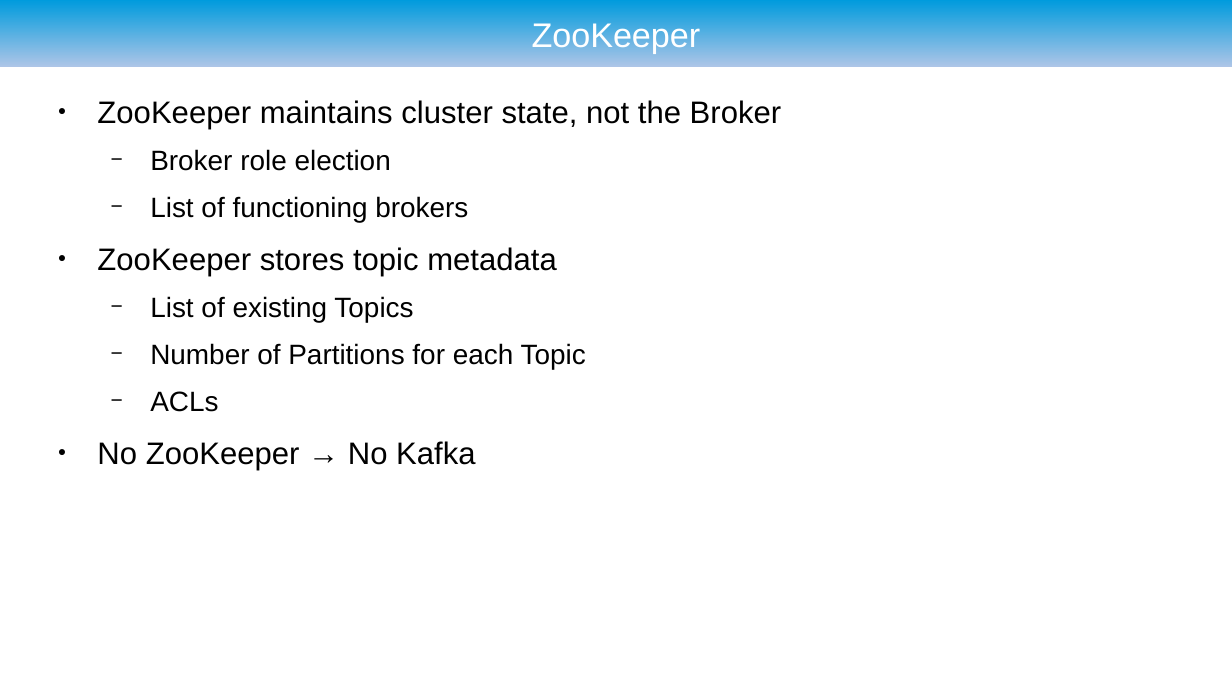
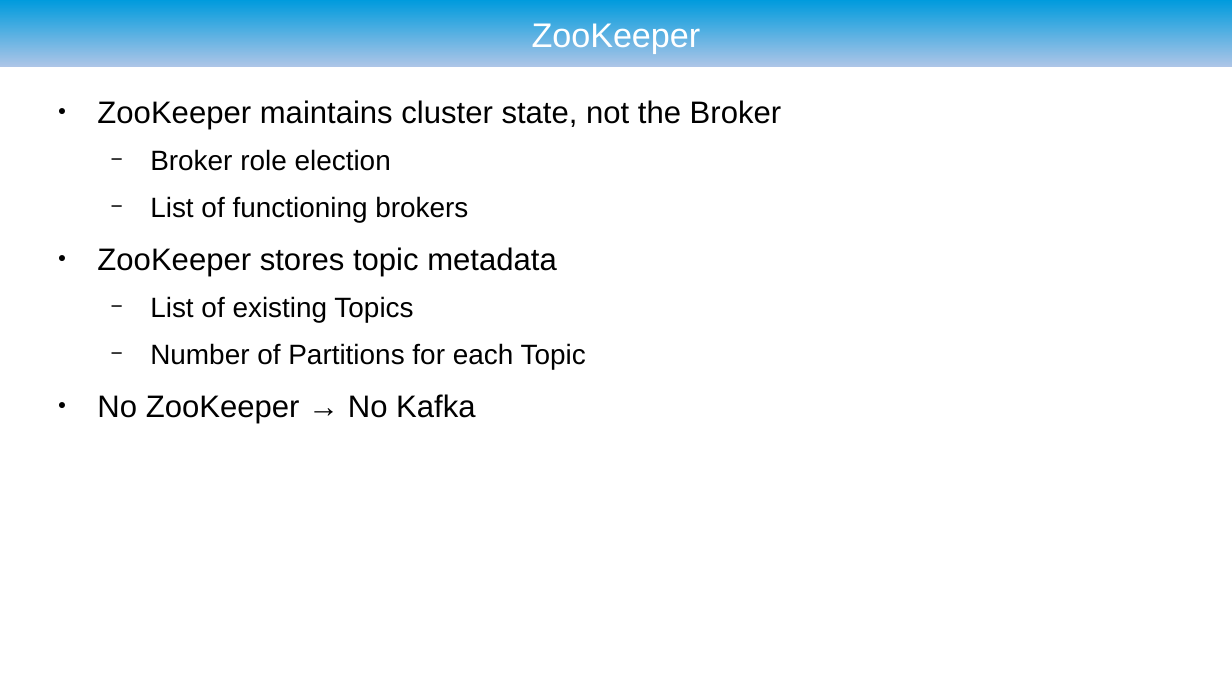
Before and after one commit to ryzlab/kafka-kompetensdag, a slide deck: slide 26 of doc/presentation-umejug.odp (slide 22 before the commit). Drawn at 1232x693 pixels with LibreOffice and Linux fonts; fonts in the diff are those of the drawing; background and template pictures are left out. Boxes give left, top, right and bottom in pixels: in the first picture for what was removed or moved away, otherwise in the second. Text is boxed around its words. In the diff, an @@ line names an element or a change of style, - is before the commit and + after.

```diff
--- a/doc/presentation-umejug.odp
+++ b/doc/presentation-umejug.odp
@@ text at [150,391,218,412]: paragraph removed @@
-  − ACLs
```
Also in this commit, not shown: 5 other slides changed, 2 other files.
